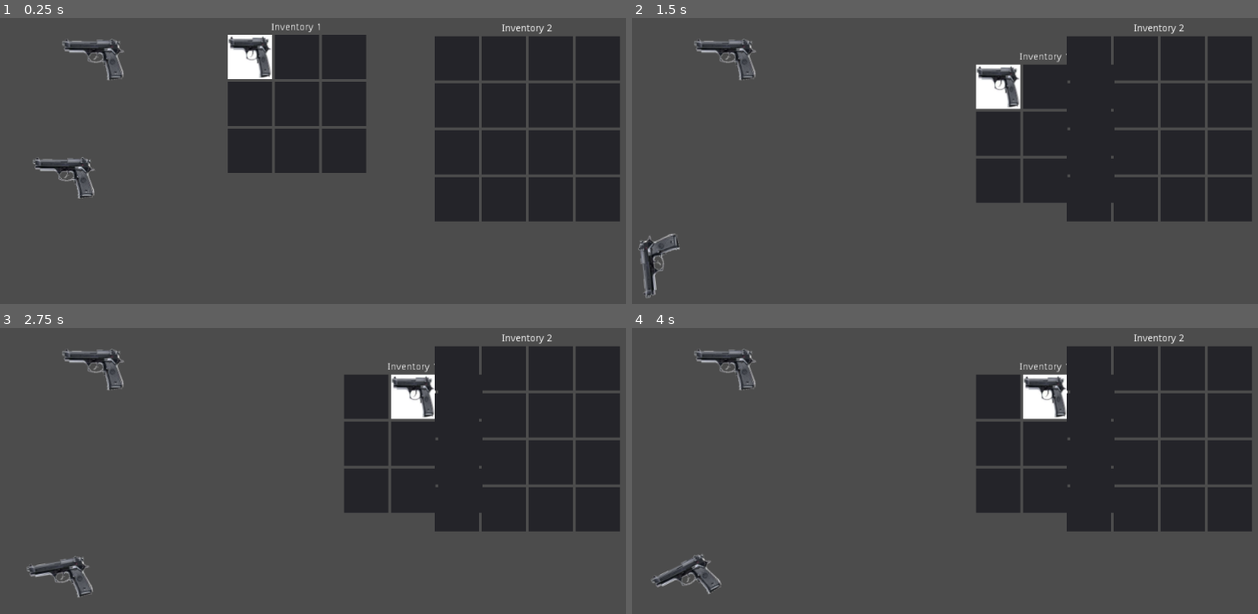
Above: before the commit, frames 1-4 (two rows, left to right).
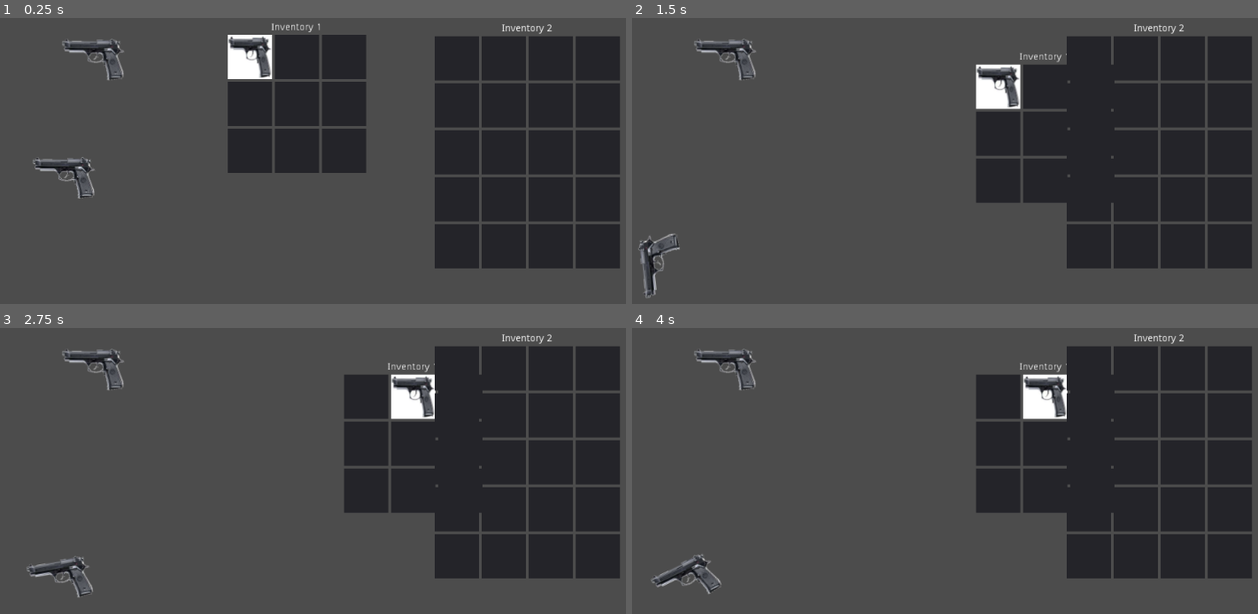
Above: after the commit, the same moments.

Repository: dpensi/Backpack
Game: Godot game, scene res://examples/Test.tscn
The game is run twice, just before and just after one commit, with the same random seed, the same clock (stepped at 60 frames per second) and the same inputs.
Inputs (mouse positions are in pixels of both pictures, inside the frame that each line leads up to):
- Up to frame 1 (0.25 s): no input
- Up to frame 2 (1.5 s): drag from (926, 26) to (1045, 58) at 0.52 s; drag from (995, 86) to (938, 229) at 1.27 s
- Up to frame 3 (2.75 s): move the mouse to (413, 396) at 2.02 s; click (413, 396) at 2.17 s
- Up to frame 4 (4 s): drag from (1088, 396) to (763, 396) at 2.77 s; drag from (995, 445) to (1007, 459) at 3.52 s

The runs differ from the first frame. In frame 1, 4.4% of the frame differs, in the area x 69-100%, y 72-88%; in frame 2, 4.4%; in frame 3, 4.4%; in frame 4, 4.4%.

Commit message:
add grid index for slot

Diff:
--- a/Backpack.gd
+++ b/Backpack.gd
@@ -1,27 +1,37 @@
 extends Node2D
+
+# Main class to access inventory functions
 
 export(String) var DefinitionFilePath = "res://inventory_definition.json"
 export(String) var Name = "Inventory Name"
+export(int) var Width = 3
 export(int) var Height = 3
-export(int) var Width = 3
 export(PackedScene) var SlotScene
-
 var selected_stack = []
 onready var grid = get_node("Inventory/VBoxContainer/GridContainer")
 
 func _ready():
-	grid.columns = Width
-
+	# loading inventory definition from json file
 	var definitions = load_definition_from_json(DefinitionFilePath)
 	if not definitions:
 		push_error("failed to get inventory definition, exiting the game")
-		get_tree().quit()
+		get_tree().quit() # TODO provide a default definition?
 		return
 
+	# setting the inventory name
 	get_node("Inventory/VBoxContainer/Title").text = Name
+
+	# setting the inventory XY grid
+	grid.columns = Width
+	var child_index = 0
 	for _col in range(Width * Height):
 		var slot = SlotScene.instance()
 		slot.definitions = definitions
+		slot.grid_position = Vector2(
+				child_index % Width,
+				child_index / Width
+		)
+		child_index += 1
 		grid.add_child(slot)
 
 func add_item(item):
@@ -35,8 +45,9 @@
 	var file = File.new()
 	var err = file.open(file_path, File.READ)
 	if err:
-		push_error("error opening dictionary, err no: {no}".format({"no":err}))
-		push_error("did you provide a valid DefinitionFilePath to {name}?".format({"name": name}))
+		var err_msg = "error opening dictionary, err no: {no}"
+		err_msg += ".did you provide a valid DefinitionFilePath to {name}?"
+		push_error(err_msg.format({"name": name, "no": err}))
 		return null
 
 	var content = file.get_as_text()
--- a/BackpackBus.gd
+++ b/BackpackBus.gd
@@ -1,4 +1,9 @@
 extends Node2D
+
+# Service class to allow communication (mainly items transfer between
+# more inventories). This class exists for technical reason and should
+# not be used directory. In order for Backpack to work you must autoload
+# this class as a singleton with name "_backpackbus"
 
 var selected_stack = []
 var icon = null
--- a/Slot.gd
+++ b/Slot.gd
@@ -1,13 +1,15 @@
 extends Panel
 
-signal left_single_click # TODO add stack params to event
+# Slot that stores item stacks
+
+signal left_single_click
 
 var stack = []
 var definitions
-var is_free = true
+var grid_position
+var is_free = true # TODO
 var left_mouse_pressed = false
 var _left_mouse_release_probe = false
-var _mouse_follow
 
 func _process(_delta):
 	if left_mouse_pressed:
@@ -38,7 +40,6 @@
 		if event.button_index == BUTTON_LEFT:
 			left_mouse_pressed = event.pressed
 
-
 func _on_Slot_left_single_click():
 	if _backpackbus.selected_stack:	# drop
 		add_stack(_backpackbus.selected_stack)
@@ -48,3 +49,9 @@
 		_backpackbus.selected_stack = stack
 		_backpackbus.icon = get_node("TextureRect").texture
 		clear_stack()
+
+func _on_Slot_mouse_entered():
+	print("mouse entered ", name, " ", grid_position)
+
+func _on_Slot_mouse_exited():
+	print("mouse exited ", name, " ", grid_position)
--- a/Slot.tscn
+++ b/Slot.tscn
@@ -18,3 +18,5 @@
 }
 
 [connection signal="left_single_click" from="." to="." method="_on_Slot_left_single_click"]
+[connection signal="mouse_entered" from="." to="." method="_on_Slot_mouse_entered"]
+[connection signal="mouse_exited" from="." to="." method="_on_Slot_mouse_exited"]
--- a/examples/Test.tscn
+++ b/examples/Test.tscn
@@ -58,6 +58,6 @@
 position = Vector2( 329.631, -144.634 )
 DefinitionFilePath = "res://sample_inventory_definition.json"
 Name = "Inventory 2"
-Height = 4
 Width = 4
+Height = 5
 SlotScene = ExtResource( 1 )
